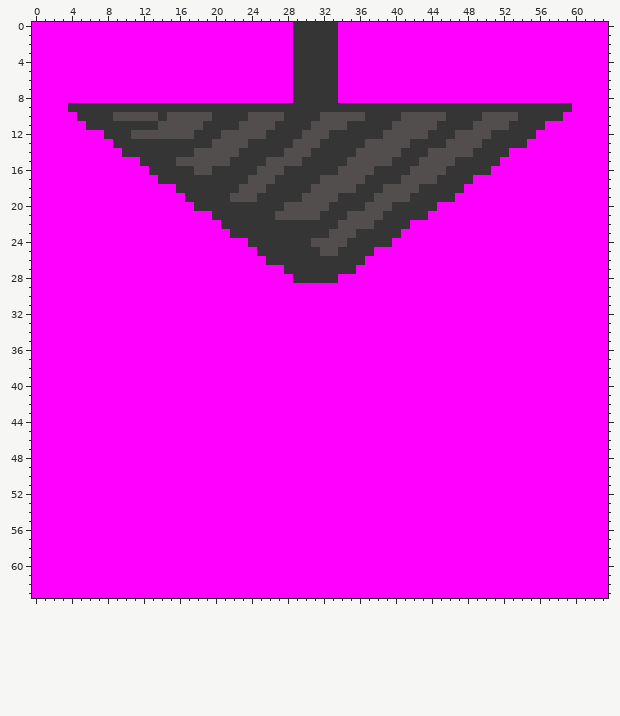
Pixel-art sprite -- assets/drill1.png. Above is the file before it was changed.
The file is 64x64 pixels. Colours within 5 levels of each other are drawn and written as one.
New version:
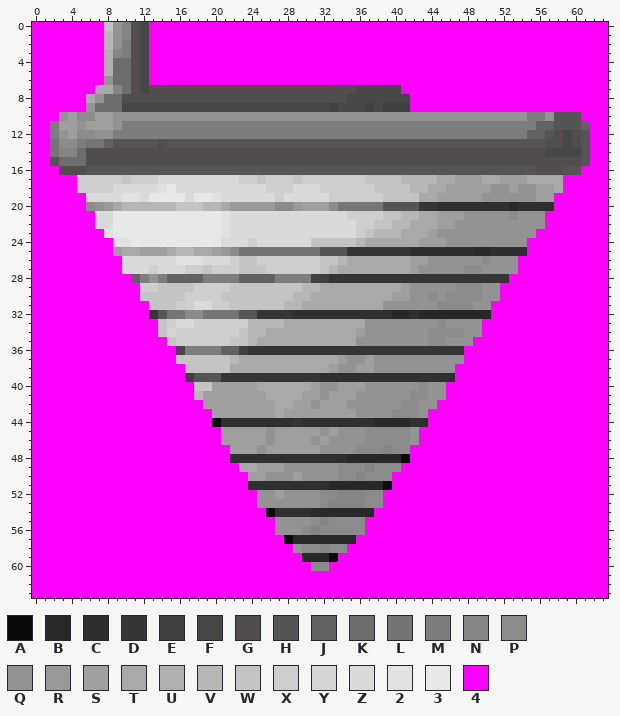
Palette (. is transparent): A #0b0b0b  B #282828  C #2f2f2f  D #353535  E #404040  F #474747  G #524e4e  H #555555  J #626262  K #6d6d6d  L #757575  M #7d7d7d  N #858585  P #8b8b8b  Q #939393  R #999999  S #9f9f9f  T #a9a9a9  U #afafaf  V #b7b7b7  W #c4c4c4  X #cecece  Y #d4d4d4  Z #dadada  2 #e2e2e2  3 #e8e8e8  4 #ff00ff
From old to new:
Changed rows in their new state; - is an unchanged pixel.
first column x 2:
 0 ------WQNGF----------------44444----------------------------
 1 ------VQNGF----------------44444----------------------------
 2 ------VQMGF----------------44444----------------------------
 3 ------UNMGF----------------44444----------------------------
 4 ------UKKGF----------------44444----------------------------
 5 ------UKKGF----------------44444----------------------------
 6 ------QKKGF----------------44444----------------------------
 7 -----TTNKGFGGGGGGGGGGGGGGGGGGGGGGGFFFFF---------------------
 8 ----TQKKGGGGGGGGGGGGGGGGGGGGGGGGGFFFFFFF--------------------
 9 --44QKKKFFFFFFFFFFFFFFFFFFFFFFFEFFFEFEEE444444444444444444--
10 -QSPPSSQQQQQQQQQQQQQQQQQQQQQQQQQQQQQQQQQQQQQQQQQQQQQQMMQHHH-
11 MSSQSSSQMMMMMMMMMMMMMMMMMMMMMMMMMMMMMMMMMMMMMMMMMMMMMMJJHHHJ
12 MQSPPQQMMMMMMMMMMMMMMMMMMMMMMMMMMMMMMMMMMMMMMMMMMMMMMJJHGFGH
13 LPPMLLJHHHHHGHHHHHHHHHHHHHHHHHHHHHHHHHHHHHHHHHHHHHHHHHHGGFGH
14 LNNKGGGGGGGGGGGG-----GGGGG---GGGGG-----GGG-----GGGGGGGGFFFFH
15 HKKKGGGGGGGGGG------GGGG----GGGGG-----GGG----GGGGGGGGGGGGGGH
16 -GGGHHHHHHHHHHHHHHHHHHHHHHHHHHHHHHHHHHHHHHHHHHHHHHHHHHGGGHH-
17 ---XXXXXWXXXZZZZZZZZZXXWXXXWXXXXXXXWWWWVVVVTTSSSTTSSSTTTT---
18 ---XXXXZZZZZ23ZZZZZZZZZZXXXZZZXXXXXXWWWWVVTTSSSSSQQSQQSST---
19 ----ZZZZ22Z3333Z332ZZZZZZXZZZZZXXXXXXWWWWTTSSSSSQQQQQQSS----
20 ----PQRTVVVVVVWWWVVTRRRRRPPRSSSPLLLLLHHHH--CCCCCCCCBCCCC----
21 -----ZZ3333333333332ZZZZZZZZZZZZZXXXXWWVVTTSSSQQQQQPQQQ-----
22 -----ZZ3333333333332ZZZZZZZZZZZZZZXXWWVVTTTSSQQQQQQQQQQ-----
23 ------23333333333332ZZZZZZZZZZZZZZXWVVVTTTSQQQQQQQQQQQ------
24 -------223333333333ZZZXZZZZZZWWWWWVTTTTTTSSSQQQQQQQQQ-------
25 -------STTSSSTVVTTSRPLLLLLLLLLHHH---DDDDCCCCCCCBBCCCC-------
26 --------ZZZZZZ222ZZZXWWXXXXXXXWWVTTTTTTTSSQQQQQQPQQQ--------
27 --------ZZZXZZZXXWXXXWWWXXXXXXWVTTTTTTTTSQQQQQPPQQQQ--------
28 ---------JMQMJJJJMMMMJJJJMMMMEE-DDDDDDDDDDDDDDDDDDD---------
29 ----------XXWWWWXXXXWWWWWWWWVVTTTTTTTTTSQQQQQPPPQQ----------
30 ----------WWWWWXXXXWWWWWWWWVVTTTTTTTTTSSQQPQPPPPQQ----------
31 -----------WWWXXZZXXWWWWWWVVTTTTTTTTTQQQQQQPPPPQQ-----------
32 -----------DHLLPPLLLLHHDDDDCCCCCCCCCCCBBCBBBBBBBB-----------
33 ------------WXZZXXXXXXVVVVTTTTTTTTTQQQQQQQQPQQQQ------------
34 ------------WYXXXXXXXWVVTTTTTTTTTTSQQQQQQQPPPPQQ------------
35 -------------WXXXXXXWWVTTTTTTTTTTTQQQQQQQQPPQQQ-------------
36 --------------FMMMMJJEDDDDDDDDDDDDDDDDDDDDDDDD--------------
37 --------------WWWWWWVTTTTTTTTTTTSQQSQQQQQQQQQQ--------------
38 ---------------WWWWWTTTTTTTTTTTSQQSSQQQQQQQQQ---------------
39 ---------------EHHHDDDDDDDDDDDCCCCCCCCCCCCCCC---------------
40 ----------------WWSSSSSTTTTTTSQQSSSQQQQQQPQQ----------------
41 ----------------VSSSSSSSTTTTSSQSSSQQQQQQPPQQ----------------
42 -----------------SSSSSSSSTTSSQSSSQQQQQQPPQQ-----------------
43 ------------------SSSSSSSTSSSSSSSSQQQQPPPQ------------------
44 ------------------ACCCCCCCCDCCCCCCCCBBBBCC------------------
45 -------------------SSSSSQSSSSSQSQQQPPPPPQ-------------------
46 -------------------SSSSSQSSSSQSQQQQPPPPPQ-------------------
47 --------------------SSSQSSSSSSQQQQPPPNPP--------------------
48 --------------------CCCCCCCCCCCCCBBBBBBA--------------------
49 ---------------------TTSSSQQQQQQPPPNPPP---------------------
50 ----------------------SSQQQSQQQQPPNPPP----------------------
51 ----------------------CCCCCCCCCBBBBBBA----------------------
52 -----------------------QQSQQQQPPNNNPP-----------------------
53 -----------------------QQQQQQQPNNNNPP-----------------------
54 ------------------------ACCCCBBBBBBB------------------------
55 -------------------------QQQQPNPPPP-------------------------
56 -------------------------QQQPNPPPPP-------------------------
57 --------------------------ABBBBBBB--------------------------
58 ---------------------------QPPNPP---------------------------
59 ----------------------------BBBA----------------------------
60 -----------------------------PP-----------------------------
Where, in picture pixels (left, top, right, bottom), the same in both pictures:
changed: (50, 22, 590, 571)
